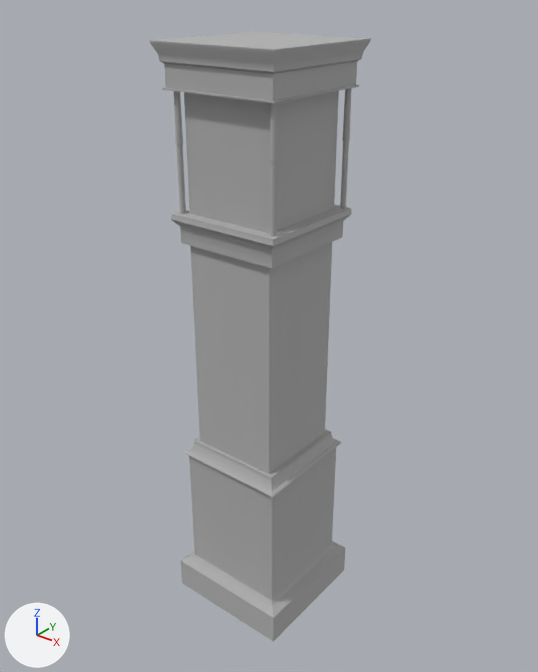
The OBJ model main/resources/models/clock.obj as it was, and as the next commit left it.
Both versions are drawn from a 50 mm camera at (23.8, -29.2, 36.1) aimed at (-0.3, 0.9, 17.4). The axes (+X, +Y, +Z) are drawn at lower left. The lights are the same throughout. Where no turn or scale is listed for an object, it has been applied to the vertices.

Names of what the first picture shows: 'clock'.
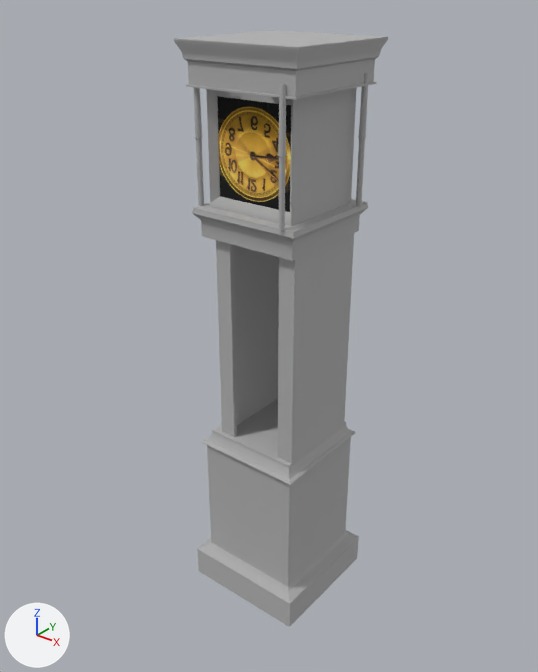
Commit message: You spin me right round baby

The change, as a diff of the scene's bpy script:
```diff
--- a/main/resources/models/clock.obj.py
+++ b/main/resources/models/clock.obj.py
@@ me_clock @@
 me_clock.from_pydata(...)  # 458 vertices, 484 faces; spans x -3.8..3.8, y -3.8..3.8, z 0.1..33.3
 # used by ob_clock; location = (0.0, 0.0, 0.0)
+# me_clock part 1: the loose piece of 48 vertices spanning x -3.8..3.8, y -3.8..3.8, z 0.1..11.2 is turned -180 degrees about the z axis through its middle, then moved by (0.1, 1.5, 0.0)
+# me_clock part 2: the loose piece of 40 vertices spanning x -2.6..2.6, y -2.7..2.7, z 11.1..23.5 is turned -180 degrees about the z axis through its middle, then moved by (0.4, 1.6, 0.0)
+# me_clock part 3: the loose piece of 24 vertices spanning x -3.4..3.4, y -3.4..3.4, z 23.4..25.0 is turned 180 degrees about the z axis through its middle, then moved by (0.1, 1.5, 0.0)
+# me_clock part 4: the loose piece of 26 vertices spanning x -2.7..2.7, y -2.7..2.7, z 25.0..31.2 is turned 180 degrees about the z axis through its middle, then moved by (0.1, 1.5, 0.0)
+# me_clock part 5: the loose piece of 40 vertices spanning x -3.7..3.7, y -3.7..3.7, z 31.1..33.3 is turned 180 degrees about the z axis through its middle, then moved by (0.1, 1.5, 0.0)
+# me_clock part 6: the loose piece of 68 vertices spanning x 2.8..3.2, y 2.8..3.3, z 25.0..31.7 is turned 180 degrees about the z axis through its middle, then moved by (-6.2, -4.3, 0.0)
+# me_clock part 7: the loose piece of 68 vertices spanning x -3.2..-2.7, y 2.8..3.3, z 25.0..31.7 is turned -180 degrees about the z axis through its middle, then moved by (5.6, -4.9, 0.0)
+# me_clock part 8: the loose piece of 68 vertices spanning x 2.8..3.2, y -3.1..-2.6, z 25.0..31.7 is turned -180 degrees about the z axis through its middle, then moved by (-5.5, 7.5, 0.0)
+# me_clock part 9: the loose piece of 68 vertices spanning x -3.2..-2.7, y -3.1..-2.6, z 25.0..31.7 is turned -180 degrees about the z axis through its middle, then moved by (6.3, 6.8, 0.0)
+# me_clock part 10: the loose piece of 8 vertices spanning x -2.4..2.4, y -0.8..2.3, z 25.1..31.1 is turned 180 degrees about the z axis through its middle
 me_clock.materials.append(mat_lambert2sg)
```

Boxes (x1, y1, x2, y2) around the edits, measured in the pictures (538 x 672 px; the box of a moved part takes in the faces that stretch with it):
'clock', reshaped
    before: (150, 32, 371, 642)
    after: (174, 30, 388, 627)
part 1 of me_clock, moved or reshaped
    before: (181, 429, 345, 642)
    after: (197, 399, 359, 627)
part 2 of me_clock, moved or reshaped
    before: (190, 242, 332, 474)
    after: (216, 233, 354, 464)
part 3 of me_clock, moved or reshaped
    before: (171, 205, 352, 269)
    after: (192, 199, 368, 261)
part 4 of me_clock, moved or reshaped
    before: (184, 91, 339, 233)
    after: (206, 88, 357, 226)
part 5 of me_clock, moved or reshaped
    before: (150, 32, 371, 104)
    after: (174, 30, 388, 100)
part 6 of me_clock, moved or reshaped
    before: (340, 88, 352, 209)
    after: (194, 88, 204, 206)
part 7 of me_clock, moved or reshaped (not visible before)
    after: (278, 84, 287, 231)
part 8 of me_clock, moved or reshaped (not visible afterwards)
    before: (269, 103, 278, 237)
part 9 of me_clock, moved or reshaped
    before: (174, 91, 186, 214)
    after: (356, 73, 369, 206)
part 10 of me_clock, moved or reshaped (not visible before)
    after: (217, 96, 291, 212)
